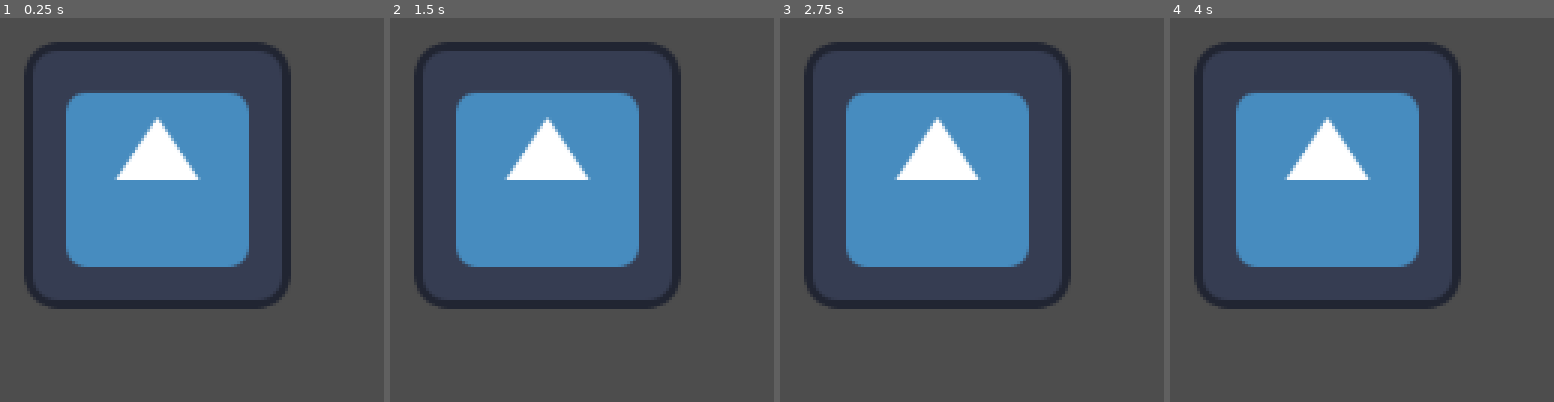
Above: before the commit, frames 1-4 (left to right).
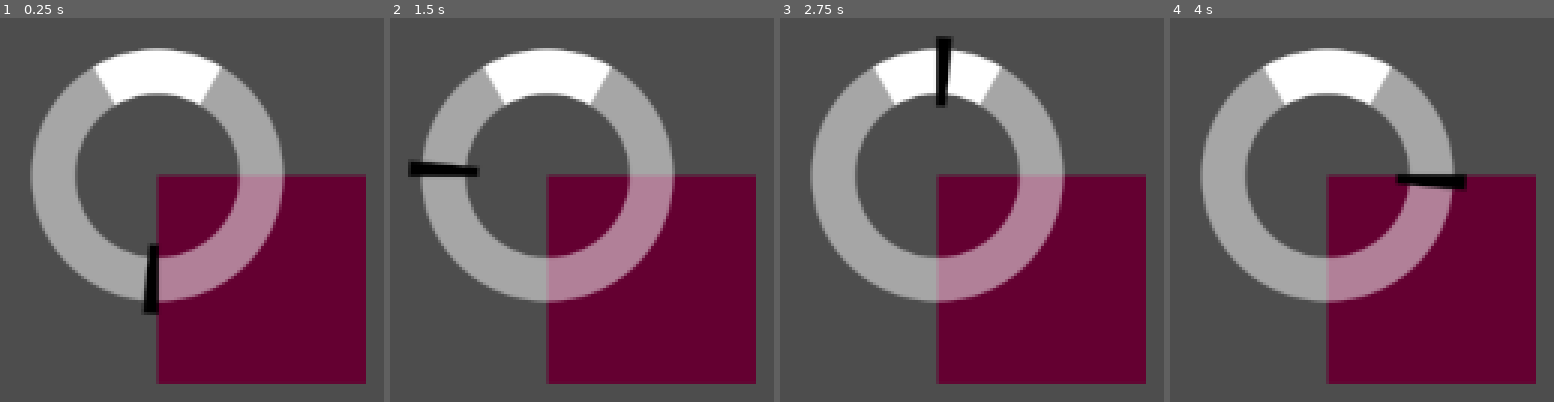
Above: after the commit, the same moments.

Repository: shapeshiftingrabbits/godot-wild-jam-68
Game: Godot game, scene res://default_scene.tscn
Same seed, same stepped clock (60 frames per second), same inputs: the game is played once before the commit and once after it. The engine's default icon, where the game draws it, is replaced by a stand-in: a white triangle on a blue panel in a dark square.
Inputs:
- Up to frame 1 (0.25 s): no input
- Up to frame 2 (1.5 s): no input
- Up to frame 3 (2.75 s): no input
- Up to frame 4 (4 s): no input

The runs differ from the first frame. In frame 1, 60% of the frame differs, in the area x 6-96%, y 6-96%; in frame 2, 60%, in the area x 4-96%, y 6-96%; in frame 3, 60%; in frame 4, 60%.

Commit message:
Add messy hammer indicator
Co-authored-by: Rafael Gonzalez <rafaelgonzalez@users.noreply.github.com>

Diff:
--- /dev/null
+++ b/HammerIndicatorCurrent.gd
@@ -0,0 +1,15 @@
+extends Node2D
+
+var time : float:
+	set(value):
+		time = value
+
+func _process(_delta):
+	time += _delta
+	queue_redraw()
+
+func _draw():
+	var black : Color = Color.BLACK
+	var start : float = fmod((time) * TAU, TAU)
+
+	draw_arc(Vector2(0, 0), 50, start, start + TAU / 64, 10, black, 32, true)
--- /dev/null
+++ b/HammerIndicatorTarget.gd
@@ -0,0 +1,8 @@
+extends Node2D
+
+func _draw():
+
+	var white : Color = Color.WHITE
+	var top = (TAU / 4 * 3)
+
+	draw_arc(Vector2(0, 0), 50, top - (TAU / 12), top + (TAU / 12), 360, white, 20, true)
--- /dev/null
+++ b/HammerIndicatorUnderlay.gd
@@ -0,0 +1,9 @@
+extends Node2D
+
+func _process(_delta):
+	queue_redraw()
+
+func _draw():
+	var white : Color = Color(255, 255, 255, 0.5)
+
+	draw_arc(Vector2(0, 0), 50, 0, TAU, 360, white, 20, true)
--- a/default_scene.tscn
+++ b/default_scene.tscn
@@ -1,10 +1,27 @@
-[gd_scene load_steps=2 format=3 uid="uid://ykhkmcg0j1g8"]
+[gd_scene load_steps=5 format=3 uid="uid://ykhkmcg0j1g8"]
 
 [ext_resource type="Texture2D" uid="uid://b8m4es6sow0pu" path="res://icon.svg" id="1_gom1j"]
+[ext_resource type="Script" path="res://HammerIndicatorUnderlay.gd" id="2_hxctp"]
+[ext_resource type="Script" path="res://HammerIndicatorTarget.gd" id="3_s6hul"]
+[ext_resource type="Script" path="res://HammerIndicatorCurrent.gd" id="4_ld3es"]
 
 [node name="Node2D" type="Node2D"]
 
 [node name="Sprite2D" type="Sprite2D" parent="."]
+visible = false
 texture = ExtResource("1_gom1j")
 
 [node name="Camera2D" type="Camera2D" parent="."]
+
+[node name="Polygon2D" type="Polygon2D" parent="."]
+color = Color(0.396078, 0, 0.192157, 1)
+polygon = PackedVector2Array(0, 0, 100, 0, 100, 100, 0, 100, 0, 0)
+
+[node name="HammerIndicatorUnderlay" type="Node2D" parent="."]
+script = ExtResource("2_hxctp")
+
+[node name="HammerIndicatorTarget" type="Node2D" parent="."]
+script = ExtResource("3_s6hul")
+
+[node name="HammerIndicatorCurrent2" type="Node2D" parent="."]
+script = ExtResource("4_ld3es")
--- a/project.godot
+++ b/project.godot
@@ -10,7 +10,7 @@
 
 [application]
 
-config/name="Godot Project Template"
+config/name="GWGJ68-forge"
 run/main_scene="res://default_scene.tscn"
 config/features=PackedStringArray("4.2", "Forward Plus")
 config/icon="res://icon.svg"
